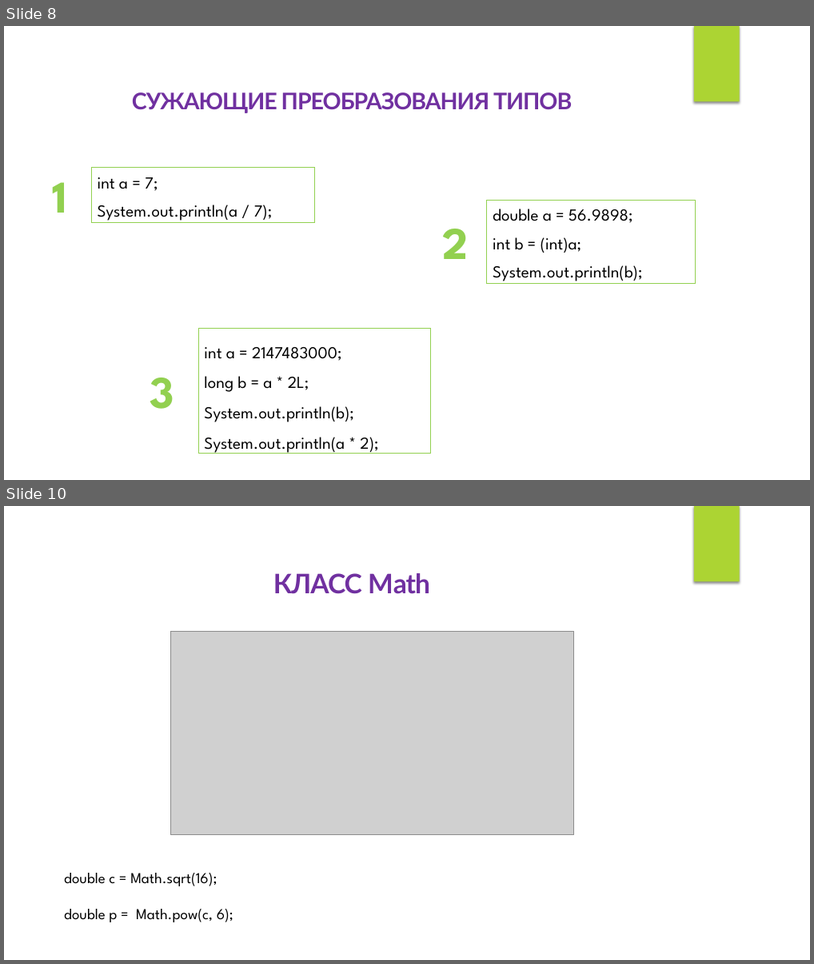
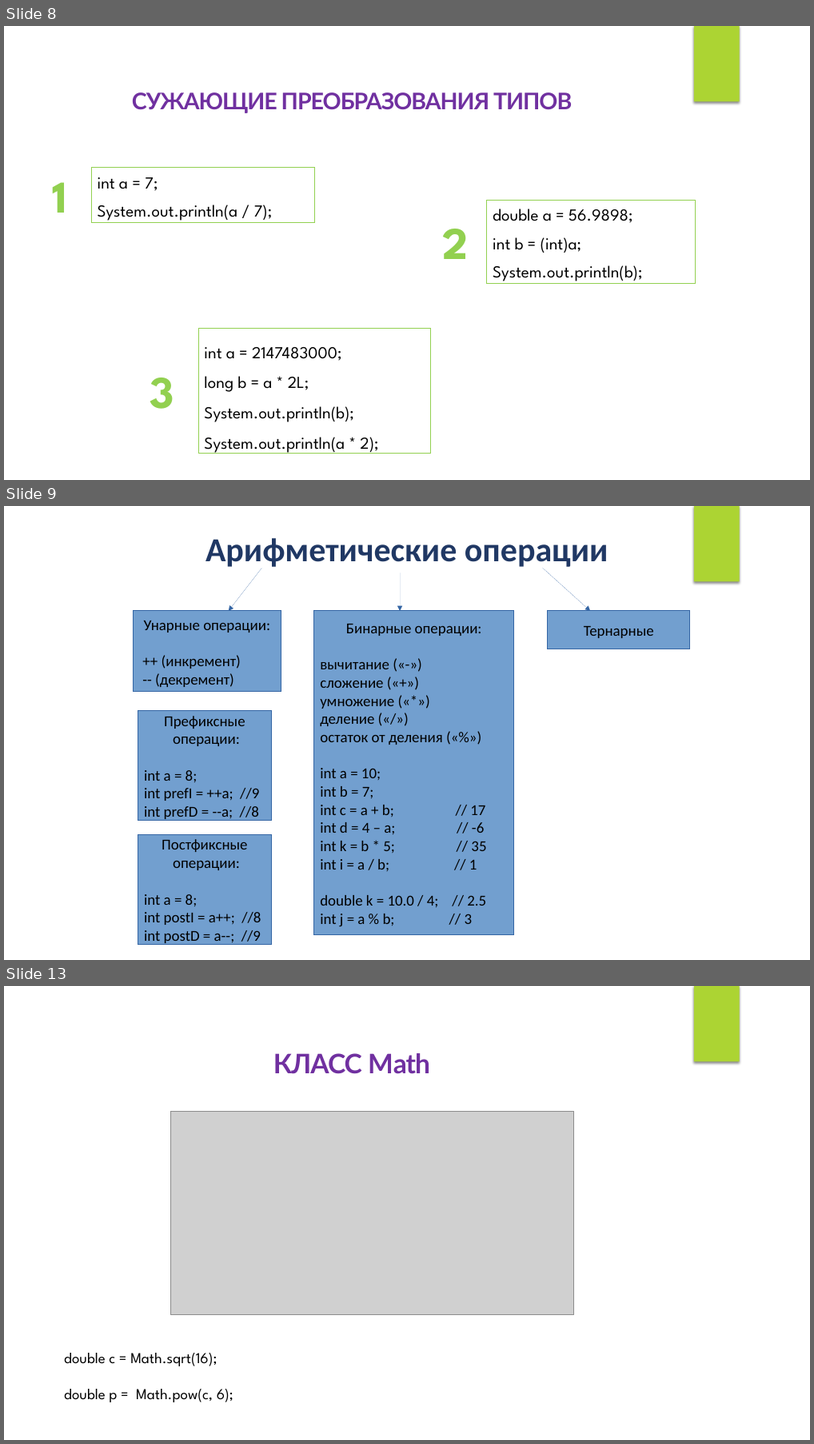
Before and after one commit to IriEfremova/LessonsCube, a slide deck: Samsung/Lesson3/Operation.pptx. Shown one above the other, each under a label of ours: slides 8 and 10 before the commit, slides 8, 9 and 13 after it; the slides between them are not shown. The pictures are 814x964 and 814x1444 pixels, drawn with LibreOffice and Linux fonts; fonts in the diff are those of the drawing; grey boxes stand for pictures. Boxes give left, top, right and bottom in pixels: in the first picture for what was removed or moved away, otherwise in the second. Text is boxed around its words. In the diff, an @@ line names an element or a change of style, - is before the commit and + after.

```diff
--- a/Samsung/Lesson3/Operation.pptx
+++ b/Samsung/Lesson3/Operation.pptx
@@ slide 9 added at (x1=4, y1=506, x2=810, y2=960), background #FFFFFF; not listed: 1 template element that a slide beside it also shows @@
@@ text added at (x1=206, y1=538, x2=609, y2=570), 40 pt, text #203864, bold @@
+Арифметические операции
@@ arrow added from (262, 568) to (229, 611), #3465A4 0.75 pt @@
@@ arrow added from (400, 572) to (400, 611), #3465A4 0.75 pt @@
@@ arrow added from (543, 568) to (591, 611), #3465A4 0.75 pt @@
@@ rectangle added at (x1=134, y1=611, x2=281, y2=692), fill #729FCF, outline #3465A4 0.75 pt, 18 pt, text #000000 @@
+Унарные операции:
+++ (инкремент)
+-- (декремент)
@@ rectangle added at (x1=314, y1=611, x2=514, y2=934), fill #729FCF, outline #3465A4 0.75 pt, 18 pt, text #000000 @@
+Бинарные операции:
+вычитание («-»)
+сложение («+»)
+умножение («*»)
+деление («/»)
+остаток от деления («%»)
+int a = 10;
+int b = 7;
+int c = a + b; // 17
+int d = 4 – a; // -6
+int k = b * 5; // 35
+int i = a / b; // 1
+double k = 10.0 / 4; // 2.5
+int j = a % b; // 3
@@ rectangle added at (x1=548, y1=611, x2=690, y2=648), fill #729FCF, outline #3465A4 0.75 pt, 18 pt, text #000000 @@
+Тернарные
@@ rectangle added at (x1=138, y1=711, x2=271, y2=820), fill #729FCF, outline #3465A4 0.75 pt, 18 pt, text #000000 @@
+Префиксные
+операции:
+int a = 8;
+int prefI = ++a; //9
+int prefD = --a; //8
@@ rectangle added at (x1=138, y1=835, x2=271, y2=944), fill #729FCF, outline #3465A4 0.75 pt, 18 pt, text #000000 @@
+Постфиксные
+операции:
+int a = 8;
+int postI = a++; //8
+int postD = a--; //9
@@ what was slide 10 is now slide 13 @@
```
Also in this commit, not shown: 1 slide changed, 15 other slides added, 12 slides removed, 1 other file.
